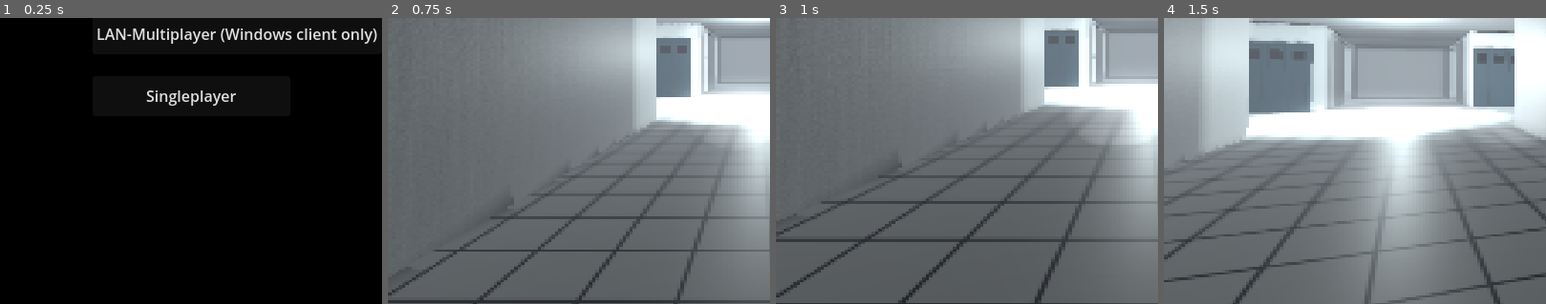
Above: before the commit, frames 1-4 (left to right).
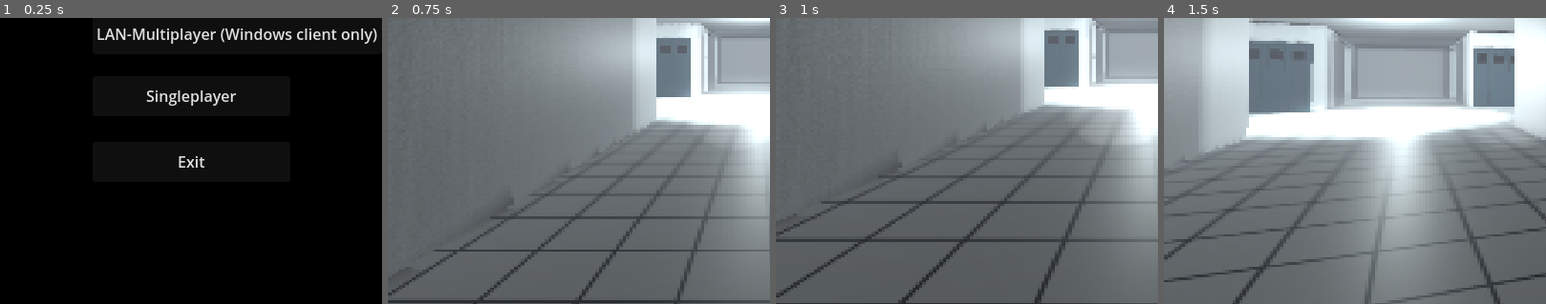
Above: after the commit, the same moments.

Repository: RustyPrime/AcerolaJam0_Asymberration
Game: Godot game, scene res://Scenes/pre_main_menu.tscn
Same seed, same stepped clock (60 frames per second), same inputs: the game is played once before the commit and once after it.
Inputs (mouse positions are % of the whole screen's width and height, from its top left):
- Up to frame 1 (0.25 s): no input
- Up to frame 2 (0.75 s): click "Singleplayer" at 0.5 s
- Up to frame 3 (1 s): no input
- Up to frame 4 (1.5 s): tap Enter at 1.25 s; move the mouse to (55, 50) at 1.27 s; hold W (forward) from 1.28 s (still down); click (55, 50) at 1.35 s
The pictures show only the part of the screen within x 2-52%, y 42-92%; the shares and areas given below are measured in that part.

The runs differ from the first frame. In frame 1, 0.1% of the frame differs, in the area x 46-54%, y 48-53%; in frame 2, nothing differs; in frame 3, nothing differs; in frame 4, nothing differs.

Commit message:
optimized enemy spawning, added: a hint for gravity challenge, added: whiteboard, fixed: isMouseCaptured return true even when pressing esc in web

Diff:
--- a/Scenes/Subscenes/draggable.tscn
+++ b/Scenes/Subscenes/draggable.tscn
@@ -1,7 +1,23 @@
-[gd_scene load_steps=3 format=3 uid="uid://c1rx6o2kylhf3"]
+[gd_scene load_steps=9 format=3 uid="uid://c1rx6o2kylhf3"]
 
 [ext_resource type="Script" path="res://Scripts/Draggable.gd" id="1_282gm"]
-[ext_resource type="PackedScene" uid="uid://bk0y6w3ru8xui" path="res://Scenes/Subscenes/Enemy1.tscn" id="3_alw8o"]
+[ext_resource type="Texture2D" uid="uid://didbkkpb6l6vk" path="res://Textures/PurpleMist.png" id="1_ck7yo"]
+
+[sub_resource type="Theme" id="Theme_55s7v"]
+
+[sub_resource type="ImageTexture" id="ImageTexture_rs6ju"]
+
+[sub_resource type="ImageTexture" id="ImageTexture_oo0yv"]
+
+[sub_resource type="ImageTexture" id="ImageTexture_bt02u"]
+
+[sub_resource type="StyleBoxLine" id="StyleBoxLine_ojv08"]
+color = Color(0.294118, 0.294118, 0.294118, 1)
+thickness = 5
+
+[sub_resource type="StyleBoxLine" id="StyleBoxLine_i1tsd"]
+color = Color(0, 1, 0, 1)
+thickness = 5
 
 [node name="Draggable" type="TextureButton"]
 anchors_preset = 8
@@ -17,10 +33,31 @@
 grow_vertical = 2
 pivot_offset = Vector2(25, 25)
 keep_pressed_outside = true
+texture_normal = ExtResource("1_ck7yo")
 ignore_texture_size = true
 stretch_mode = 0
 script = ExtResource("1_282gm")
-enemy = ExtResource("3_alw8o")
+
+[node name="HSlider" type="HSlider" parent="."]
+layout_mode = 1
+anchors_preset = 12
+anchor_top = 1.0
+anchor_right = 1.0
+anchor_bottom = 1.0
+offset_top = -5.0
+grow_horizontal = 2
+grow_vertical = 0
+mouse_filter = 2
+theme = SubResource("Theme_55s7v")
+theme_override_icons/grabber = SubResource("ImageTexture_rs6ju")
+theme_override_icons/grabber_highlight = SubResource("ImageTexture_oo0yv")
+theme_override_icons/grabber_disabled = SubResource("ImageTexture_bt02u")
+theme_override_styles/slider = SubResource("StyleBoxLine_ojv08")
+theme_override_styles/grabber_area = SubResource("StyleBoxLine_i1tsd")
+step = 0.1
+value = 10.0
+editable = false
+scrollable = false
 
 [connection signal="button_down" from="." to="." method="_on_button_down"]
 [connection signal="button_up" from="." to="." method="_on_button_up"]
--- /dev/null
+++ b/Scenes/Subscenes/gravity_hint.tscn
@@ -0,0 +1,7 @@
+[gd_scene load_steps=2 format=3 uid="uid://c6tas7kg5ufwu"]
+
+[ext_resource type="PackedScene" uid="uid://27nvcnsbf1ce" path="res://Models/gravityHint.glb" id="1_7fb1h"]
+
+[node name="GravityHint" type="Node3D"]
+
+[node name="gravityHint" parent="." instance=ExtResource("1_7fb1h")]
--- a/Scenes/Subscenes/player_2.tscn
+++ b/Scenes/Subscenes/player_2.tscn
@@ -1,14 +1,10 @@
-[gd_scene load_steps=21 format=3 uid="uid://c2cb13c6yvri5"]
+[gd_scene load_steps=17 format=3 uid="uid://c2cb13c6yvri5"]
 
 [ext_resource type="Script" path="res://Scripts/player_2.gd" id="1_pgitl"]
 [ext_resource type="Script" path="res://Scripts/DragHandler.gd" id="2_3pwg3"]
 [ext_resource type="PackedScene" uid="uid://c1rx6o2kylhf3" path="res://Scenes/Subscenes/draggable.tscn" id="2_onjjd"]
 [ext_resource type="Shader" path="res://Materials/pixelate_material.gdshader" id="2_x215u"]
-[ext_resource type="Texture2D" uid="uid://didbkkpb6l6vk" path="res://Textures/PurpleMist.png" id="4_liiph"]
-[ext_resource type="PackedScene" uid="uid://w28x28vm3pcb" path="res://Scenes/Subscenes/Enemy2.tscn" id="4_rc4i1"]
 [ext_resource type="Texture2D" uid="uid://bir546si22r1t" path="res://Textures/GreenMist.png" id="5_trjsv"]
-[ext_resource type="PackedScene" uid="uid://4unlgiu32n5u" path="res://Scenes/Subscenes/Enemy3.tscn" id="5_xri61"]
-[ext_resource type="PackedScene" uid="uid://b2a50r17u8cgw" path="res://Scenes/Subscenes/Enemy4.tscn" id="6_ebsqj"]
 [ext_resource type="Texture2D" uid="uid://ckj85qwsorniw" path="res://Textures/Spikes.png" id="7_tb5me"]
 [ext_resource type="Texture2D" uid="uid://b7mel3dhrdhwd" path="res://Textures/Red.png" id="9_v4fyo"]
 [ext_resource type="AudioStream" uid="uid://hq125mc730ae" path="res://Sounds/spawn.ogg" id="11_7cqaq"]
@@ -36,6 +32,7 @@
 
 [node name="Player2" type="Node3D"]
 script = ExtResource("1_pgitl")
+rechargeSpeed = 2.0
 
 [node name="UI" type="Control" parent="."]
 layout_mode = 3
@@ -95,11 +92,10 @@
 anchor_bottom = 0.0
 offset_left = 40.0
 offset_top = 25.0
-offset_right = 92.0
-offset_bottom = 77.0
+offset_right = 90.0
+offset_bottom = 75.0
 grow_horizontal = 1
 grow_vertical = 1
-texture_normal = ExtResource("4_liiph")
 stretch_mode = 6
 
 [node name="Enemy2_Draggable" parent="UI/Panel/DragHandler" groups=["draggable"] instance=ExtResource("2_onjjd")]
@@ -107,32 +103,32 @@
 offset_left = -61.0
 offset_top = -38.0
 offset_right = -11.0
-offset_bottom = 13.0
+offset_bottom = 12.0
 texture_normal = ExtResource("5_trjsv")
 stretch_mode = 6
-enemy = ExtResource("4_rc4i1")
+enemyTier = 2
 powerRequirement = 20.0
 
 [node name="Enemy3_Draggable" parent="UI/Panel/DragHandler" groups=["draggable"] instance=ExtResource("2_onjjd")]
 layout_mode = 1
 offset_left = 14.0
 offset_top = -38.0
-offset_right = 66.0
-offset_bottom = 14.0
+offset_right = 64.0
+offset_bottom = 12.0
 texture_normal = ExtResource("7_tb5me")
 stretch_mode = 6
-enemy = ExtResource("5_xri61")
+enemyTier = 3
 powerRequirement = 30.0
 
 [node name="Enemy4_Draggable" parent="UI/Panel/DragHandler" groups=["draggable"] instance=ExtResource("2_onjjd")]
 layout_mode = 1
 offset_left = 89.0
 offset_top = -38.0
-offset_right = 140.0
-offset_bottom = 13.0
+offset_right = 139.0
+offset_bottom = 12.0
 texture_normal = ExtResource("9_v4fyo")
 stretch_mode = 6
-enemy = ExtResource("6_ebsqj")
+enemyTier = 4
 powerRequirement = 50.0
 
 [node name="Camera3D" type="Camera3D" parent="."]
--- /dev/null
+++ b/Scenes/Subscenes/whiteboard.tscn
@@ -0,0 +1,17 @@
+[gd_scene load_steps=3 format=3 uid="uid://bx17bqjtuunis"]
+
+[ext_resource type="PackedScene" uid="uid://c6vfdxlrbkjyl" path="res://Models/whiteboard.glb" id="1_d4jdk"]
+
+[sub_resource type="BoxShape3D" id="BoxShape3D_ls8wq"]
+size = Vector3(0.274475, 1.81006, 1.27271)
+
+[node name="Whiteboard" type="Node3D"]
+
+[node name="whiteboard" parent="." instance=ExtResource("1_d4jdk")]
+
+[node name="StaticBody3D" type="StaticBody3D" parent="."]
+transform = Transform3D(1, 0, 0, 0, 1, 0, 0, 0, 1, 0, 0.836405, 0)
+
+[node name="CollisionShape3D" type="CollisionShape3D" parent="StaticBody3D"]
+transform = Transform3D(1, 0, 0, 0, 1, 0, 0, 0, 1, -0.000640869, 0.0881348, 0.00280762)
+shape = SubResource("BoxShape3D_ls8wq")
--- a/Scenes/level_1.tscn
+++ b/Scenes/level_1.tscn
@@ -13,6 +13,7 @@
 [ext_resource type="Script" path="res://Scripts/pc_shutdown.gd" id="12_i57al"]
 [ext_resource type="PackedScene" uid="uid://ujd8ht56ocro" path="res://Scenes/Subscenes/screen.tscn" id="12_vcqxt"]
 [ext_resource type="AudioStream" uid="uid://df3fkbpc1pjyq" path="res://Sounds/interact.ogg" id="14_bbqaj"]
+[ext_resource type="PackedScene" uid="uid://bx17bqjtuunis" path="res://Scenes/Subscenes/whiteboard.tscn" id="14_u1jb8"]
 [ext_resource type="PackedScene" uid="uid://boh0wmluaijpl" path="res://Scenes/Subscenes/lockers.tscn" id="15_6f0qg"]
 [ext_resource type="PackedScene" uid="uid://cslly3ej65hy1" path="res://Scenes/Subscenes/box_1.tscn" id="16_l83o0"]
 [ext_resource type="PackedScene" uid="uid://bb7q0lqo238ss" path="res://Scenes/Subscenes/ceiling.tscn" id="17_dcbj3"]
@@ -29,6 +30,7 @@
 [ext_resource type="PackedScene" uid="uid://cujjlpeskaoa5" path="res://Models/gloves.glb" id="26_0kowq"]
 [ext_resource type="PackedScene" uid="uid://c8dm15jr820sr" path="res://Models/clipBoard.glb" id="27_5urn0"]
 [ext_resource type="PackedScene" uid="uid://c6aidn8i3npcu" path="res://Scenes/Subscenes/button_without_screen.tscn" id="28_f76i8"]
+[ext_resource type="PackedScene" uid="uid://c6tas7kg5ufwu" path="res://Scenes/Subscenes/gravity_hint.tscn" id="30_ede5a"]
 
 [sub_resource type="Environment" id="Environment_3v1yv"]
 background_mode = 1
@@ -152,6 +154,7 @@
 
 [node name="ExtraEnemySpawner" parent="World/NavigationRegion3D/Objects/Button" node_paths=PackedStringArray("extraEnemySpawn") instance=ExtResource("8_w7lm4")]
 extraEnemySpawn = NodePath("../../../../../EnemySpawns/Spawn5")
+extraEnemyCount = 3
 
 [node name="Tube" parent="World/NavigationRegion3D/Objects" instance=ExtResource("10_xno10")]
 transform = Transform3D(1, 0, 0, 0, 1, 0, 0, 0, 1, -12.3363, 0.97296, 2.7871)
@@ -213,6 +216,9 @@
 [node name="FullPC Setup27" parent="World/NavigationRegion3D/Objects" instance=ExtResource("11_u8702")]
 transform = Transform3D(-4.37114e-08, 0, 1, 0, 1, 0, -1, 0, -4.37114e-08, -13.0439, 1.00012, -8.05066)
 
+[node name="Whiteboard" parent="World/NavigationRegion3D/Objects" instance=ExtResource("14_u1jb8")]
+transform = Transform3D(0.603528, 0, -0.797342, 0, 1, 0, 0.797342, 0, 0.603528, -20.2756, 1.01345, 6.85868)
+
 [node name="Lockers" type="Node3D" parent="World/NavigationRegion3D"]
 
 [node name="Lockers" parent="World/NavigationRegion3D/Lockers" instance=ExtResource("15_6f0qg")]
@@ -402,6 +408,9 @@
 
 [node name="ButtonWithoutScreen4" parent="World/Decorations" instance=ExtResource("28_f76i8")]
 transform = Transform3D(1, 0, 0, 0, 0.169642, 0.985506, 0, -0.985506, 0.169642, -19.9038, 2.33731, 15.2034)
+
+[node name="GravityHint" parent="World" instance=ExtResource("30_ede5a")]
+transform = Transform3D(-6.55671e-08, -1.5, 6.55671e-08, 0, -6.55671e-08, -1.5, 1.5, -6.55671e-08, 2.86603e-15, -7.71962, 2.76267, 9.99053)
 
 [node name="Lights" type="Node3D" parent="."]
 
--- a/Scenes/pre_main_menu.tscn
+++ b/Scenes/pre_main_menu.tscn
@@ -40,6 +40,15 @@
 offset_bottom = 355.0
 text = "Singleplayer"
 
+[node name="Exit" type="Button" parent="."]
+layout_mode = 0
+offset_left = 109.0
+offset_top = 382.0
+offset_right = 316.0
+offset_bottom = 424.0
+text = "Exit
+"
+
 [node name="Label" type="Label" parent="."]
 layout_mode = 1
 anchors_preset = 10
@@ -53,3 +62,4 @@
 
 [connection signal="pressed" from="LAN" to="." method="_on_lan_pressed"]
 [connection signal="pressed" from="Singleplayer" to="." method="_on_singleplayer_pressed"]
+[connection signal="pressed" from="Exit" to="." method="_on_exit_pressed"]
--- a/Scripts/Draggable.gd
+++ b/Scripts/Draggable.gd
@@ -4,15 +4,18 @@
 signal is_being_dragged(draggable : Draggable)
 signal stopped_dragging(draggable : Draggable)
 
+@onready var infoSlider = $HSlider
+
 var originalPosition : Vector2
 var enemyData : EnemyData
 
-@export var enemy : PackedScene
+@export var enemyTier : int = 1
 @export var powerRequirement : float = 10.0
 
 func _ready():
 	originalPosition = position
-	enemyData = EnemyData.new("", powerRequirement, enemy.resource_path)
+	enemyData = EnemyData.new("", powerRequirement, enemyTier)
+	infoSlider.value = powerRequirement
 
 func resetDraggable():
 	position = originalPosition
--- a/Scripts/EnemyData.gd
+++ b/Scripts/EnemyData.gd
@@ -3,20 +3,20 @@
 
 @export var name : String
 @export var power : int
-@export var path : String
+@export var tier : int
 @export var spawn_position : Vector3
 
 
-func _init(enemy_name, enemy_power, enemy_path, enemy_position = Vector3.ZERO):
+func _init(enemy_name, enemy_power, enemy_tier, enemy_position = Vector3.ZERO):
 	self.name = enemy_name
 	self.power = enemy_power
-	self.path = enemy_path
+	self.tier = enemy_tier
 	self.spawn_position = enemy_position
 
 func ToJson():
-	return JSON.stringify({"name": name, "power": power, "path": path, "spawn_position_x": spawn_position.x, "spawn_position_y": spawn_position.y, "spawn_position_z": spawn_position.z})
+	return JSON.stringify({"name": name, "power": power, "tier": tier, "spawn_position_x": spawn_position.x, "spawn_position_y": spawn_position.y, "spawn_position_z": spawn_position.z})
 
 static func FromJSON(json):
 	var jsonData = JSON.parse_string(json)
 	var spawn_pos = Vector3(jsonData["spawn_position_x"],jsonData["spawn_position_y"], jsonData["spawn_position_z"])
-	return EnemyData.new(jsonData["name"], jsonData["power"], jsonData["path"], spawn_pos)
+	return EnemyData.new(jsonData["name"], jsonData["power"], jsonData["tier"], spawn_pos)
--- a/Scripts/Player1.gd
+++ b/Scripts/Player1.gd
@@ -35,7 +35,7 @@
 var mouse_input : Vector2
 var rotation_target: Vector3
 
-var isMouseCaptured = true
+
 var isInverted = false
 var wasInverted = false
 var canShoot = true
@@ -47,6 +47,8 @@
 
 var health = 100
 
+func isMouseCaptured():
+	return Input.mouse_mode == Input.MOUSE_MODE_CAPTURED
 
 func _ready():
 	safeZoneRadius = safeZone.shape.radius
@@ -150,7 +152,7 @@
 	move_and_slide()
 
 func _input(event):
-	if event is InputEventMouseMotion and isMouseCaptured:
+	if event is InputEventMouseMotion and isMouseCaptured():
 		mouse_input = event.relative / sensitivity
 		rotation_target.y -= event.relative.x / sensitivity
 		rotation_target.x -= event.relative.y / sensitivity
@@ -205,13 +207,11 @@
 			wasInverted = isInverted
 
 func handle_mouse_capture():
-	if !isMouseCaptured and Input.is_action_just_pressed("mouse_capture"):
+	if !isMouseCaptured() and Input.is_action_just_pressed("mouse_capture"):
 		Input.mouse_mode = Input.MOUSE_MODE_CAPTURED
-		isMouseCaptured = true
 	if Input.is_action_just_pressed("mouse_capture_exit"):
 		mouse_input = Vector2.ZERO
 		Input.mouse_mode = Input.MOUSE_MODE_VISIBLE
-		isMouseCaptured = false
 
 func hasAuthority():
 	if GameManager.isLAN():
--- a/Scripts/SceneManager.gd
+++ b/Scripts/SceneManager.gd
@@ -19,6 +19,11 @@
 @onready var rng = RandomNumberGenerator.new()
 @onready var winScreen : Control = $GameEndUI/WinScreen
 @onready var loseScreen : Control = $GameEndUI/LoseScreen
+
+@onready var preLoadEnemy1 = preload("res://Scenes/Subscenes/Enemy1.tscn")
+@onready var preLoadEnemy2 = preload("res://Scenes/Subscenes/Enemy2.tscn")
+@onready var preLoadEnemy3 = preload("res://Scenes/Subscenes/Enemy3.tscn")
+@onready var preLoadEnemy4 = preload("res://Scenes/Subscenes/Enemy4.tscn")
 
 var playerID = -1
 var player1
@@ -74,30 +79,32 @@
 	SpawnEnemyAtPosition(tier, randomSpawn)
 
 func SpawnEnemyAtPosition(tier, spawnNode):
-	var powerRequirement = 10
-	var enemyPath = "res://Scenes/Subscenes/Enemy1.tscn"
-	match tier:
-		1:
-			powerRequirement = 10
-			enemyPath = "res://Scenes/Subscenes/Enemy1.tscn"
-		2:
-			powerRequirement = 20
-			enemyPath = "res://Scenes/Subscenes/Enemy2.tscn"
-		3:
-			powerRequirement = 30
-			enemyPath = "res://Scenes/Subscenes/Enemy3.tscn"
-		4:
-			powerRequirement = 50
-			enemyPath = "res://Scenes/Subscenes/Enemy4.tscn"
-		_:
-			pass
-
-	var enemyData = EnemyData.new("", powerRequirement, enemyPath, spawnNode.global_position)
+	var powerRequirement = tierToPower(tier)
+	var enemyData = EnemyData.new("", powerRequirement, tier, spawnNode.global_position)
 	var spawned_enemey = spawn_enemy_function(enemyData)
 	enemySpawn.add_child(spawned_enemey, true)
 	setup_enemy(spawned_enemey, enemyData)
 	spawned_enemey.SetPlayer(player1)
 
+
+func tierToPower(tier):
+	if tier < 4:
+		return tier * 10
+	if tier >= 4:
+		return 50
+
+func tierToScene(tier) -> PackedScene:
+	match tier:
+		1:
+			return preLoadEnemy1
+		2:
+			return preLoadEnemy2
+		3:
+			return preLoadEnemy3
+		4:
+			return preLoadEnemy4
+		_:
+			return preLoadEnemy1
 
 func spawn_player(player_name, player_scene, player_spawn : Node3D):
 	var player = player_scene.instantiate()
@@ -119,7 +126,7 @@
 		enemyData = EnemyData.FromJSON(enemyDataJSON)
 	else:
 		enemyData = enemyDataJSON
-	var spawned_enemy = load(enemyData.path).instantiate()
+	var spawned_enemy = tierToScene(enemyData.tier).instantiate()
 
 	enemies[str(enemyID)] = {"enemy": spawned_enemy, "data": enemyData}
 	enemyID += 1
--- a/Scripts/player_2.gd
+++ b/Scripts/player_2.gd
@@ -18,6 +18,8 @@
 
 func _process(delta):
 	charge += (rechargeSpeed * delta)
+	if charge >= 100:
+		charge = 100
 	slider.value = charge
 
 
--- a/Scripts/pre_main_menu.gd
+++ b/Scripts/pre_main_menu.gd
@@ -20,3 +20,11 @@
 	var gameScene = load("res://Scenes/level_1.tscn").instantiate()
 	get_tree().root.add_child(gameScene)
 	self.hide()
+
+
+
+func _on_exit_pressed():
+	if OS.get_name() == "Web":
+		DisplayServer.window_set_mode(DisplayServer.WINDOW_MODE_WINDOWED)
+	else:
+		get_tree().quit()
--- a/project.godot
+++ b/project.godot
@@ -10,7 +10,7 @@
 
 [application]
 
-config/name="Acerola GameJam0 Aberration Asymmetric"
+config/name="Asymberration"
 run/main_scene="res://Scenes/pre_main_menu.tscn"
 config/features=PackedStringArray("4.2", "GL Compatibility")
 config/icon="res://icon.svg"
@@ -23,6 +23,8 @@
 
 window/size/viewport_width=800
 window/size/viewport_height=600
+window/size/mode=3
+window/size/borderless=true
 
 [editor_plugins]
 
Binary file added: Models/gravityHint.glb
Not shown, added: Models/gravityHint.glb.import
Binary file added: Models/gravityHint_Material Base Color.png
Not shown, added: Models/gravityHint_Material Base Color.png.import
Binary file added: Models/whiteboard.glb
Not shown, added: Models/whiteboard.glb.import
Not shown: 1 places in Scenes/level_1.tscn that only renumber resources
Not shown, added: Blender/gravityHint.blend
Not shown, added: Blender/gravityHint.blend1
Not shown, added: Blender/whiteboard.blend
Not shown, added: Blender/whiteboard.blend1
